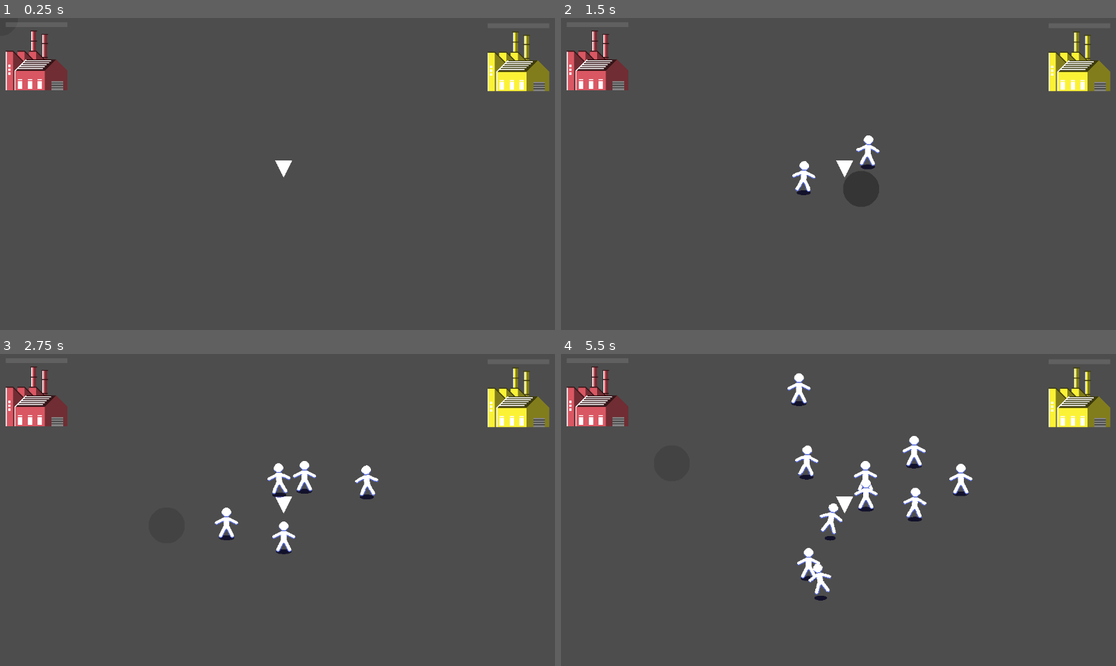
Above: before the commit, frames 1-4 (two rows, left to right).
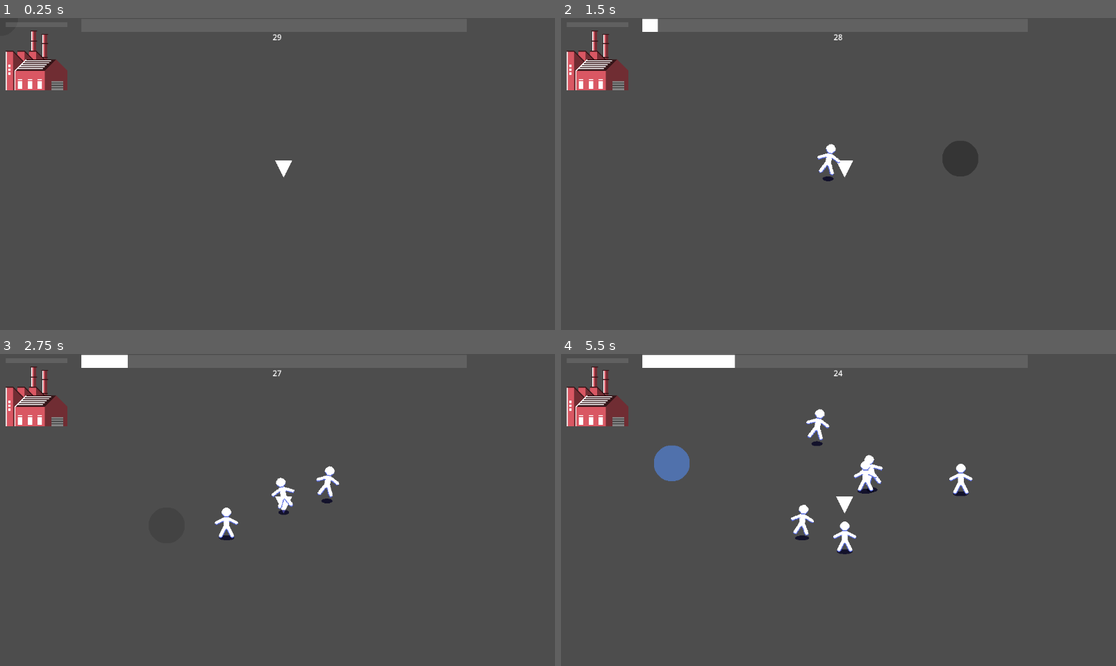
Above: after the commit, the same moments.

Repository: borknbeans/Mini-Jame-Gam-43
Game: Godot game, scene res://scenes/main.tscn
Two runs of this game, one before a commit and one after it. Both use one fixed random seed, a clock stepped at 60 frames per second and the inputs below.
Inputs (mouse positions are in pixels of both pictures, inside the frame that each line leads up to):
- Up to frame 1 (0.25 s): no input
- Up to frame 2 (1.5 s): tap Enter at 0.5 s; move the mouse to (960, 158) at 0.52 s; press the mouse at (960, 158) at 0.53 s; release the mouse at (960, 158) at 1.25 s; click (860, 189) at 1.27 s
- Up to frame 3 (2.75 s): move the mouse to (166, 525) at 2.02 s; tap 1 (select_paint_1) at 2.1 s
- Up to frame 4 (5.5 s): move the mouse to (894, 441) at 2.77 s; tap 2 (select_paint_2) at 2.85 s; move the mouse to (810, 572) at 3.52 s; tap 3 (select_paint_3) at 3.6 s; move the mouse to (1005, 556) at 4.27 s; tap 4 (select_paint_4) at 4.35 s; move the mouse to (672, 463) at 5.02 s; click (672, 463) at 5.1 s

The runs differ from the first frame. In frame 1, 1.4% of the frame differs, in the area x 49-99%, y 4-24%; in frame 2, 2.1%; in frame 3, 2.8%; in frame 4, 5.1%, in the area x 14-99%, y 0-80%.

Commit message:
beginnings of tutorial, added 'levels'

Diff:
--- a/project.godot
+++ b/project.godot
@@ -24,6 +24,7 @@
 congregation_area=""
 paint_drop=""
 drop_off=""
+man=""
 
 [input]
 
--- a/scenes/main.tscn
+++ b/scenes/main.tscn
@@ -6,6 +6,34 @@
 [ext_resource type="PackedScene" uid="uid://dleh4ud55go4k" path="res://scenes/drop_off.tscn" id="4_jyhfs"]
 
 [sub_resource type="RectangleShape2D" id="RectangleShape2D_0wfyh"]
+
+[sub_resource type="StyleBoxFlat" id="StyleBoxFlat_jyhfs"]
+bg_color = Color(0.65098, 0.65098, 0.65098, 0.227451)
+
+[sub_resource type="StyleBoxFlat" id="StyleBoxFlat_tbgi4"]
+bg_color = Color(1, 1, 1, 1)
+
+[sub_resource type="StyleBoxEmpty" id="StyleBoxEmpty_jyhfs"]
+
+[sub_resource type="StyleBoxEmpty" id="StyleBoxEmpty_tbgi4"]
+
+[sub_resource type="StyleBoxEmpty" id="StyleBoxEmpty_tefeu"]
+
+[sub_resource type="StyleBoxEmpty" id="StyleBoxEmpty_o6xl0"]
+
+[sub_resource type="StyleBoxEmpty" id="StyleBoxEmpty_tipki"]
+
+[sub_resource type="StyleBoxEmpty" id="StyleBoxEmpty_85g3d"]
+
+[sub_resource type="StyleBoxEmpty" id="StyleBoxEmpty_choun"]
+
+[sub_resource type="StyleBoxEmpty" id="StyleBoxEmpty_ya4ey"]
+
+[sub_resource type="StyleBoxEmpty" id="StyleBoxEmpty_eb6dy"]
+
+[sub_resource type="StyleBoxEmpty" id="StyleBoxEmpty_trceg"]
+
+[sub_resource type="StyleBoxEmpty" id="StyleBoxEmpty_a8y0u"]
 
 [node name="Main" type="Node2D"]
 y_sort_enabled = true
@@ -17,10 +45,20 @@
 unique_name_in_owner = true
 y_sort_enabled = true
 
+[node name="ManSpawner3" parent="." instance=ExtResource("2_0wfyh")]
+visible = false
+position = Vector2(300, 315)
+spawn_delay = 0.5
+
+[node name="ManSpawner2" parent="." instance=ExtResource("2_0wfyh")]
+visible = false
+position = Vector2(865, 316)
+spawn_delay = 0.5
+
 [node name="ManSpawner" parent="." instance=ExtResource("2_0wfyh")]
 z_index = -20
 position = Vector2(589, 314)
-spawn_delay = 0.5
+spawn_delay = 0.75
 
 [node name="CongregationArea2D" type="Area2D" parent="." groups=["congregation_area"]]
 unique_name_in_owner = true
@@ -36,5 +74,102 @@
 color = 1
 
 [node name="YellowDropOff" parent="." instance=ExtResource("4_jyhfs")]
+visible = false
 position = Vector2(1076, 152)
 color = 2
+
+[node name="BlueDropOff" parent="." instance=ExtResource("4_jyhfs")]
+visible = false
+position = Vector2(77, 610)
+color = 3
+
+[node name="ProgressBar" type="ProgressBar" parent="."]
+anchors_preset = 15
+anchor_right = 1.0
+anchor_bottom = 1.0
+offset_left = 169.0
+offset_top = 2.0
+offset_right = 969.0
+offset_bottom = 29.0
+grow_horizontal = 2
+grow_vertical = 2
+size_flags_vertical = 8
+theme_override_styles/background = SubResource("StyleBoxFlat_jyhfs")
+theme_override_styles/fill = SubResource("StyleBoxFlat_tbgi4")
+show_percentage = false
+
+[node name="Button" type="Button" parent="."]
+process_mode = 2
+visible = false
+z_index = 20
+offset_left = 567.0
+offset_top = 312.0
+offset_right = 617.0
+offset_bottom = 343.0
+size_flags_horizontal = 4
+size_flags_vertical = 4
+text = "Retry"
+
+[node name="ContinueButton" type="Button" parent="."]
+process_mode = 2
+visible = false
+offset_left = 553.0
+offset_top = 314.0
+offset_right = 632.0
+offset_bottom = 345.0
+text = "Continue"
+
+[node name="GameTimer" type="Timer" parent="."]
+wait_time = 30.0
+one_shot = true
+
+[node name="TimerLabel" type="Label" parent="."]
+z_index = 20
+offset_left = 556.0
+offset_top = 28.0
+offset_right = 596.0
+offset_bottom = 51.0
+text = "30"
+horizontal_alignment = 1
+
+[node name="GameOver" type="Label" parent="."]
+visible = false
+offset_left = 562.0
+offset_top = 298.0
+offset_right = 628.0
+offset_bottom = 321.0
+text = "You win!"
+
+[node name="TutorialText1" type="Label" parent="."]
+visible = false
+offset_left = 318.0
+offset_top = 59.0
+offset_right = 855.0
+offset_bottom = 108.0
+text = "As the little guys spawn, this bar fills up. If it fills completely, you lose!
+(click to continue)"
+horizontal_alignment = 1
+
+[node name="TutorialButton" type="Button" parent="."]
+process_mode = 2
+visible = false
+offset_left = -127.0
+offset_top = -45.0
+offset_right = 1373.0
+offset_bottom = 755.0
+theme_override_styles/focus = SubResource("StyleBoxEmpty_jyhfs")
+theme_override_styles/disabled_mirrored = SubResource("StyleBoxEmpty_tbgi4")
+theme_override_styles/disabled = SubResource("StyleBoxEmpty_tefeu")
+theme_override_styles/hover_pressed_mirrored = SubResource("StyleBoxEmpty_o6xl0")
+theme_override_styles/hover_pressed = SubResource("StyleBoxEmpty_tipki")
+theme_override_styles/hover_mirrored = SubResource("StyleBoxEmpty_85g3d")
+theme_override_styles/hover = SubResource("StyleBoxEmpty_choun")
+theme_override_styles/pressed_mirrored = SubResource("StyleBoxEmpty_ya4ey")
+theme_override_styles/pressed = SubResource("StyleBoxEmpty_eb6dy")
+theme_override_styles/normal_mirrored = SubResource("StyleBoxEmpty_trceg")
+theme_override_styles/normal = SubResource("StyleBoxEmpty_a8y0u")
+
+[connection signal="pressed" from="Button" to="." method="_on_button_pressed"]
+[connection signal="pressed" from="ContinueButton" to="." method="_on_continue_button_pressed"]
+[connection signal="timeout" from="GameTimer" to="." method="_on_game_timer_timeout"]
+[connection signal="pressed" from="TutorialButton" to="." method="_on_tutorial_button_pressed"]
--- a/scenes/man.tscn
+++ b/scenes/man.tscn
@@ -105,7 +105,7 @@
 radius = 12.0
 height = 64.0
 
-[node name="Man" type="CharacterBody2D"]
+[node name="Man" type="CharacterBody2D" groups=["man"]]
 collision_layer = 2
 script = ExtResource("1_pgnoa")
 follow_speed = 150.0
--- a/scenes/paint_drop.tscn
+++ b/scenes/paint_drop.tscn
@@ -95,7 +95,7 @@
 mesh = SubResource("SphereMesh_lkc13")
 
 [node name="Timer" type="Timer" parent="."]
-wait_time = 0.2
+wait_time = 0.4
 autostart = true
 
 [node name="Area2D" type="Area2D" parent="."]
--- a/scripts/drop_off.gd
+++ b/scripts/drop_off.gd
@@ -37,6 +37,8 @@
 
 	shake_point = Vector2(randf_range(-1, 1), randf_range(-1, 1)) * shake_strength
 	timer.start(reduction_timer_length)
+
+	Utility.reset_level.connect(_on_reset_level)
 
 func _set_color() -> void:
 	if color == 1:
@@ -86,3 +88,7 @@
 	if balance <= 0:
 		blocked = false
 		_set_color()
+
+func _on_reset_level() -> void:
+	balance = 0
+	blocked = false
--- a/scripts/main.gd
+++ b/scripts/main.gd
@@ -1 +1,90 @@
 extends Node2D
+
+@onready var progress_bar: ProgressBar = $ProgressBar
+@onready var button: Button = $Button
+@onready var game_timer: Timer = $GameTimer
+@onready var timer_label: Label = $TimerLabel
+@onready var red_drop_off: DropOff = $RedDropOff
+@onready var yellow_drop_off: DropOff = $YellowDropOff
+@onready var blue_drop_off: DropOff = $BlueDropOff
+@onready var man_spawner: ManSpawner = $ManSpawner
+@onready var continue_button: Button = $ContinueButton
+@onready var man_spawner_2: ManSpawner = $ManSpawner2
+@onready var man_spawner_3: ManSpawner = $ManSpawner3
+@onready var game_over: Label = $GameOver
+@onready var tutorial_text_1: Label = $TutorialText1
+@onready var tutorial_button: Button = $TutorialButton
+
+var max_people: int = 25
+var time: int = 30
+var level: int = 1
+var tutorial: bool = false
+
+func _ready() -> void:
+	game_timer.start()
+
+	await get_tree().create_timer(1).timeout
+	tutorial_text_1.show()
+	tutorial = true
+	tutorial_button.show()
+	get_tree().paused = true
+
+
+func _process(delta: float) -> void:
+	var num_people = get_tree().get_nodes_in_group("man").size()
+	progress_bar.value = (num_people / (float)(max_people)) * 100
+
+	if progress_bar.value >= 100:
+		get_tree().paused = true
+		button.show()
+
+	timer_label.text = str((int)(game_timer.time_left))
+
+
+func _on_button_pressed() -> void:
+	button.hide()
+	Utility.reset_level.emit()
+	await get_tree().create_timer(1).timeout
+	get_tree().paused = false
+	game_timer.stop()
+	game_timer.start(time)
+
+
+func _on_game_timer_timeout() -> void:
+	continue_button.show()
+	get_tree().paused = true
+
+	level += 1
+	Utility.level_change.emit(level)
+
+	match (level):
+		2:
+			time = 60
+			yellow_drop_off.show()
+			blue_drop_off.show()
+			man_spawner.spawn_delay = 0.5
+			man_spawner_2.show()
+			Utility.reset_level.emit()
+			max_people = 40
+		3:
+			man_spawner.spawn_delay = 0.5
+			man_spawner_3.show()
+			Utility.reset_level.emit()
+			max_people = 60
+		4:
+			continue_button.hide()
+			game_over.show()
+
+	game_timer.start(time)
+
+
+func _on_continue_button_pressed() -> void:
+	continue_button.hide()
+	get_tree().paused = false
+
+
+func _on_tutorial_button_pressed() -> void:
+	if tutorial:
+		get_tree().paused = false
+		tutorial_button.hide()
+		tutorial_text_1.hide()
--- a/scripts/man.gd
+++ b/scripts/man.gd
@@ -18,6 +18,7 @@
 
 func _ready() -> void:
 	congregation_area_2d = get_tree().get_first_node_in_group("congregation_area")
+	Utility.reset_level.connect(_on_reset_level)
 
 func _process(delta: float) -> void:
 	follow_point = _find_drop_off_for_color(color)
@@ -40,7 +41,10 @@
 func _find_drop_off_for_color(drop_off_color: int) -> Vector2:
 	var drop_offs = get_tree().get_nodes_in_group("drop_off")
 	for drop_off: DropOff in drop_offs:
-		if drop_off.color == self.color && not drop_off.blocked:
+		if drop_off.color == self.color && not drop_off.blocked && drop_off.visible:
 			return drop_off.position
 
 	return Vector2.ZERO
+
+func _on_reset_level() -> void:
+	queue_free()
--- a/scripts/man_spawner.gd
+++ b/scripts/man_spawner.gd
@@ -1,3 +1,4 @@
+class_name ManSpawner
 extends Node2D
 
 @onready var man_container: Node2D = %ManContainer
@@ -10,6 +11,9 @@
 	spawn_timer.start(spawn_delay)
 
 func _on_spawn_timer_timeout() -> void:
+	if not visible:
+		return
+
 	var man: Man = man_scene.instantiate()
 
 	man.position = position
--- a/scripts/paint_drop.gd
+++ b/scripts/paint_drop.gd
@@ -8,6 +8,7 @@
 
 func _ready() -> void:
 	mesh_instance_2d.modulate = Utility.get_color_obj(color)
+	Utility.reset_level.connect(_on_reset_level)
 
 func set_color(color: int) -> void:
 	self.color = color
@@ -18,3 +19,6 @@
 func _on_area_2d_body_entered(body: Node2D) -> void:
 	var man: Man = body as Man
 	man.change_color(color)
+
+func _on_reset_level() -> void:
+	queue_free()
--- a/scripts/states/man/man_state_follow.gd
+++ b/scripts/states/man/man_state_follow.gd
@@ -16,4 +16,4 @@
 	if is_zero_approx(man.follow_point.distance_to(man.global_position)):
 		finished.emit(IDLE)
 	elif man.follow_point == Vector2.ZERO:
-		finished.emit(IDLE)
+		finished.emit(WANDER)
--- a/scripts/util/Utility.gd
+++ b/scripts/util/Utility.gd
@@ -1,4 +1,7 @@
 extends Node
+
+signal reset_level
+signal level_change(level: int)
 
 enum COLORS {
 	NEUTRAL,
Not shown: 1 places in scenes/main.tscn that only renumber resources
